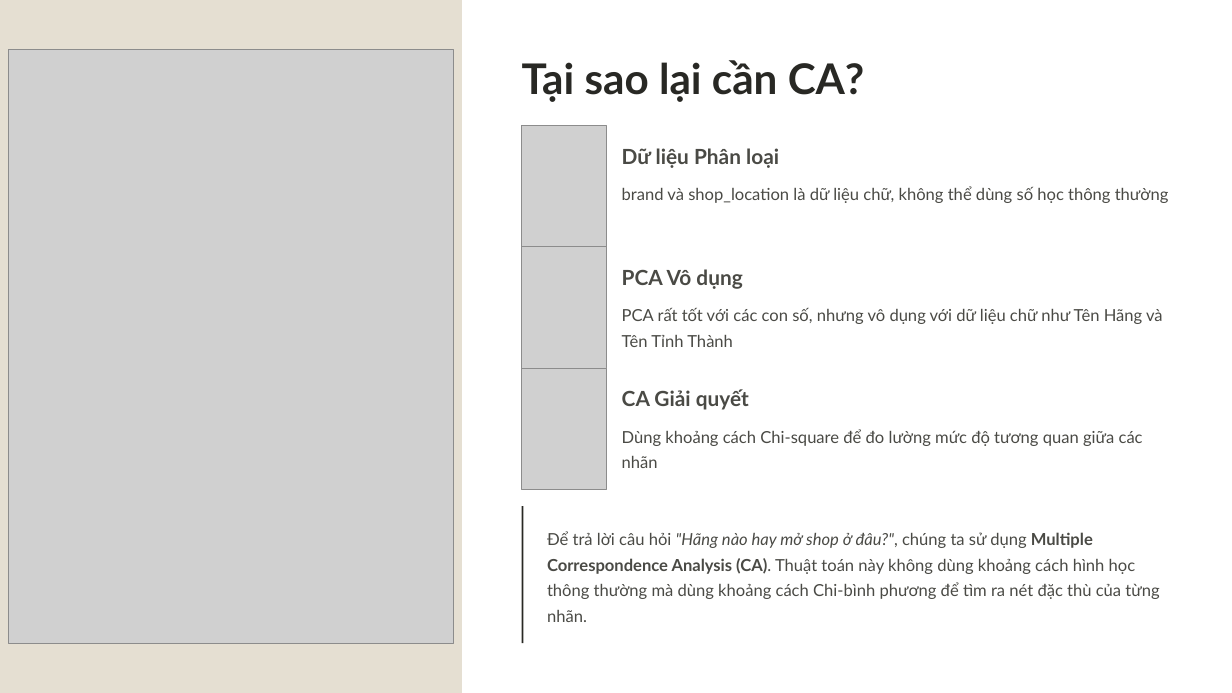
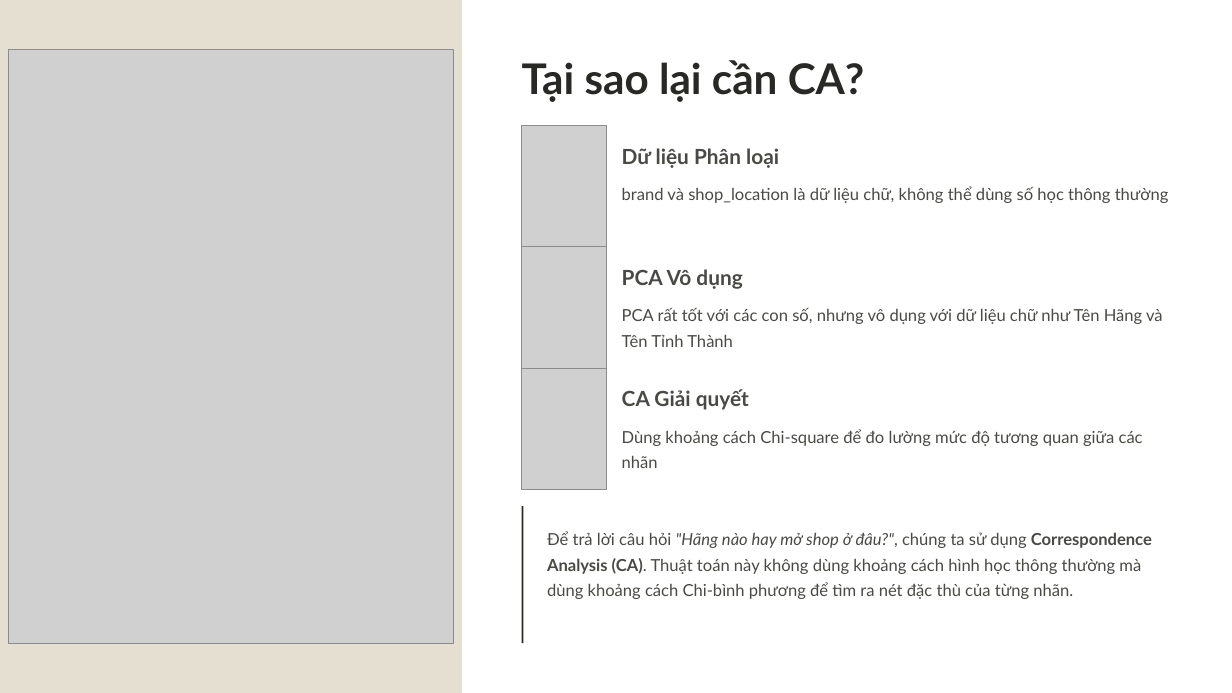
Before and after one commit to lam-vu6868/KhoaHocDuLieu_Anh_Anh_Vu, a slide deck: slide 19 of Anh_Anh_Vu_26TH02.pptx. Drawn at 1232x693 pixels with LibreOffice and Linux fonts; fonts in the diff are those of the drawing; grey boxes stand for pictures; background and template pictures are left out. Boxes give left, top, right and bottom in pixels: in the first picture for what was removed or moved away, otherwise in the second. Text is boxed around its words. In the diff, an @@ line names an element or a change of style, - is before the commit and + after.

```diff
--- a/Anh_Anh_Vu_26TH02.pptx
+++ b/Anh_Anh_Vu_26TH02.pptx
@@ text at <box>547,531,1152,599</box>: text changed @@
-Để trả lời câu hỏi "Hãng nào hay mở shop ở đâu?", chúng ta sử dụng Multiple Correspondence Analysis (CA). Thuật toán này không dùng khoảng cách hình học thông thường mà dùng khoảng cách Chi-bình phương để tìm ra nét đặc thù của từng nhãn.
+Để trả lời câu hỏi "Hãng nào hay mở shop ở đâu?", chúng ta sử dụng Correspondence Analysis (CA). Thuật toán này không dùng khoảng cách hình học thông thường mà dùng khoảng cách Chi-bình phương để tìm ra nét đặc thù của từng nhãn.
```
Also in this commit, not shown: 1 slide added, 1 other file.
